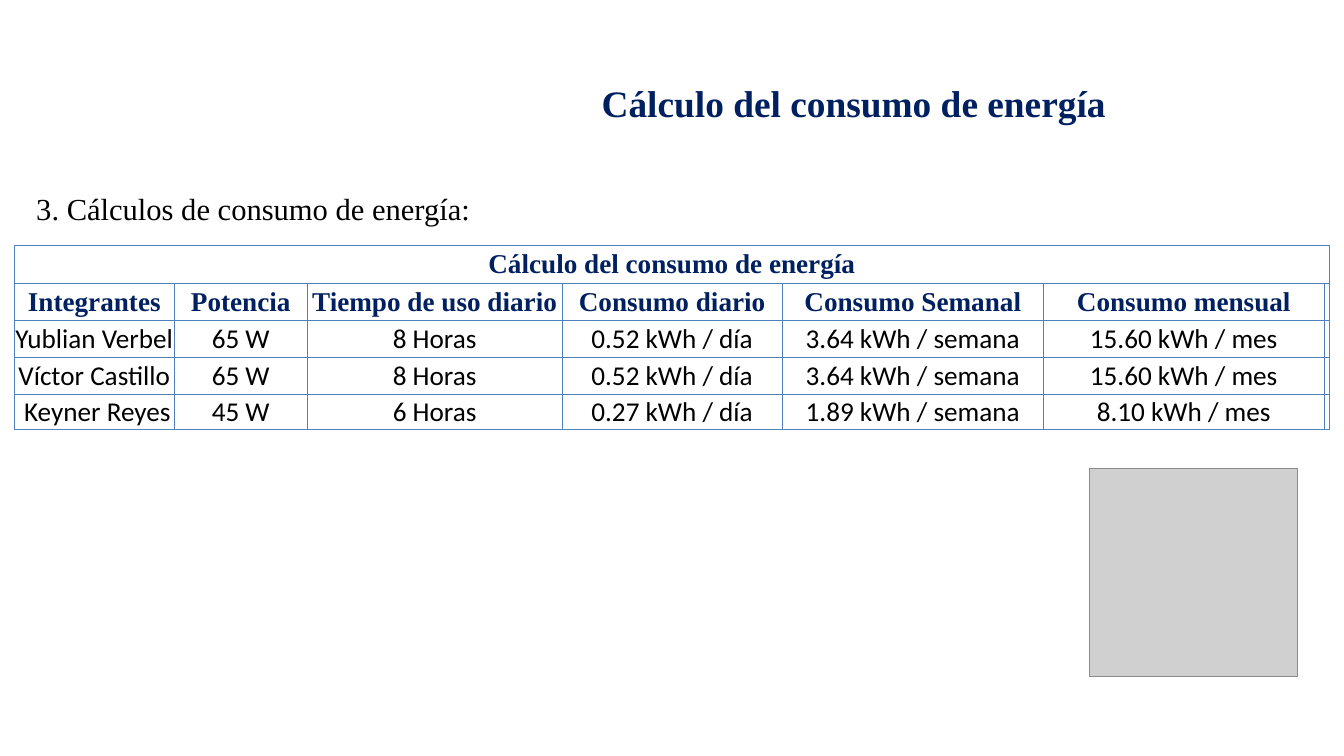
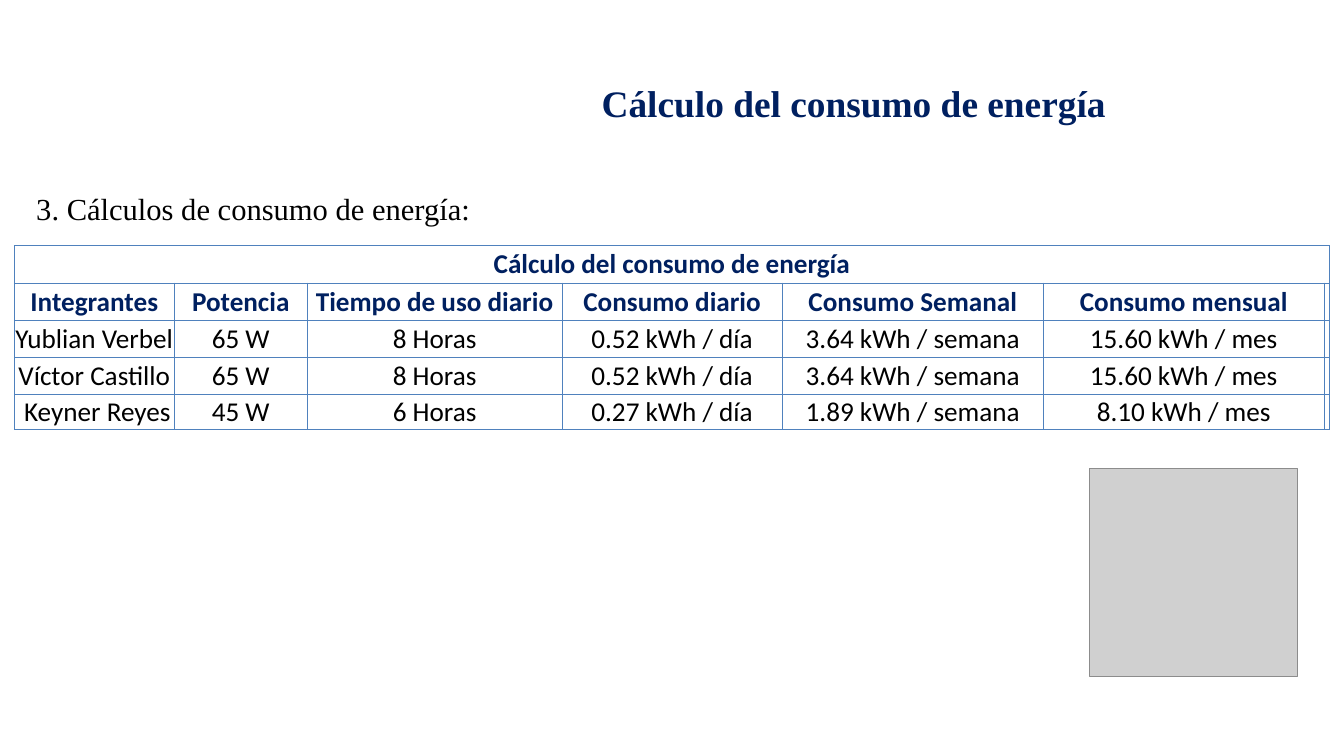
Before and after one commit to VictorCast2/DSB, a slide deck: slide 11 of Diapositivas/Diapositivas Del Proyecto De Aula (DSB) Final.pptx. Drawn at 1344x756 pixels with LibreOffice and Linux fonts; fonts in the diff are those of the drawing; grey boxes stand for pictures; background and template pictures are left out. Boxes give left, top, right and bottom in pixels: in the first picture for what was removed or moved away, otherwise in the second. Text is boxed around its words. In the diff, an @@ line names an element or a change of style, - is before the commit and + after.

```diff
--- a/Diapositivas/Diapositivas Del Proyecto De Aula (DSB) Final.pptx
+++ b/Diapositivas/Diapositivas Del Proyecto De Aula (DSB) Final.pptx
@@ table at <box>14,246,1329,458</box> @@
@@ font Times New Roman to Calibri in "Cálculo del consumo de energía", "Integrantes", "Potencia", "Tiempo de uso diario" and 3 more places @@
```
Also in this commit, not shown: 7 other slides changed, 1 slide removed, 15 other files.
